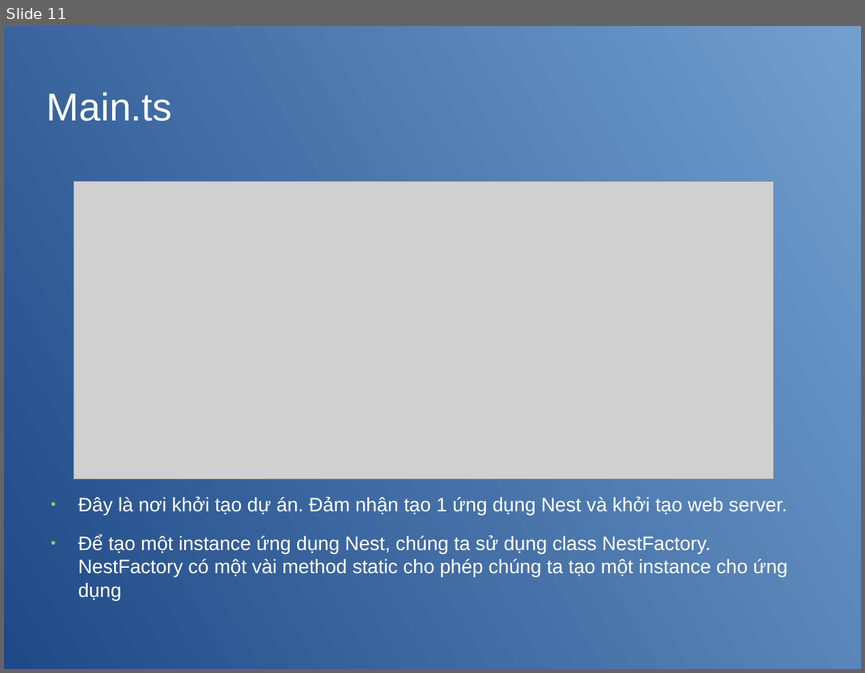
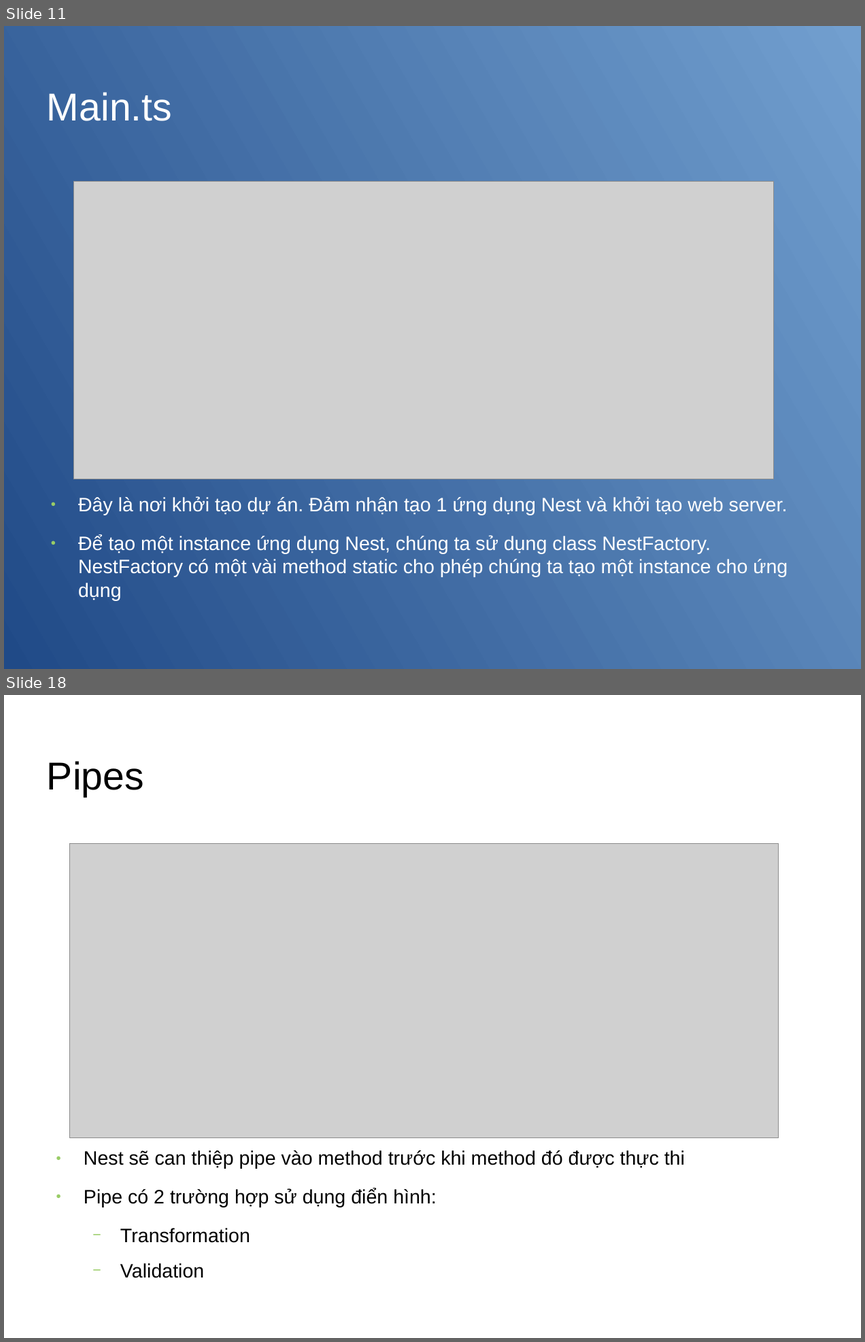
Before and after one commit to ngtrdai197/Seminar-Intro-Nestjs-GraphQL, a slide deck: nestjs.odp. Shown one above the other, each under a label of ours: slide 11 before the commit, slides 11 and 18 after it; the slides between them are not shown. The pictures are 865x673 and 865x1342 pixels, drawn with LibreOffice and Linux fonts; fonts in the diff are those of the drawing; grey boxes stand for pictures; background and template pictures are left out. Boxes give left, top, right and bottom in pixels: in the first picture for what was removed or moved away, otherwise in the second. Text is boxed around its words. In the diff, an @@ line names an element or a change of style, - is before the commit and + after.

```diff
--- a/nestjs.odp
+++ b/nestjs.odp
@@ slide 18 added at [4, 695, 861, 1338], background picture (left out) @@
@@ title added at [47, 761, 144, 797], 36 pt, text #000000 @@
+Pipes
@@ picture added at [70, 843, 779, 1138] @@
@@ text added at [84, 1151, 685, 1278], 18 pt, text #000000 @@
+● Nest sẽ can thiệp pipe vào method trước khi method đó được thực thi
+● Pipe có 2 trường hợp sử dụng điển hình:
+  − Transformation
+  − Validation
```
Also in this commit, not shown: 1 slide changed, 9 other slides added, 17 other files.
